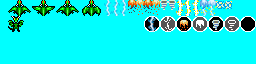
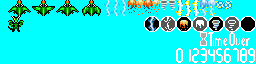
Comparing the layer stacks of the two 256×64 images. Changes:
added layer "Hourglass" above "Time over" over [200,32,207,46]
added layer "Time over" above "Digits" over [208,32,250,46]
added layer "Digits" above "Power up" over [176,48,255,63]
